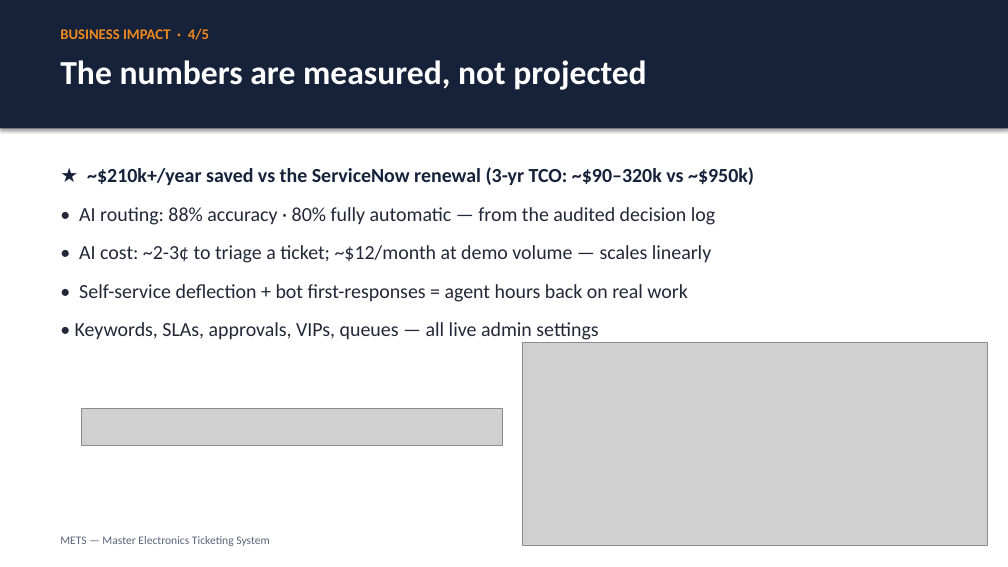
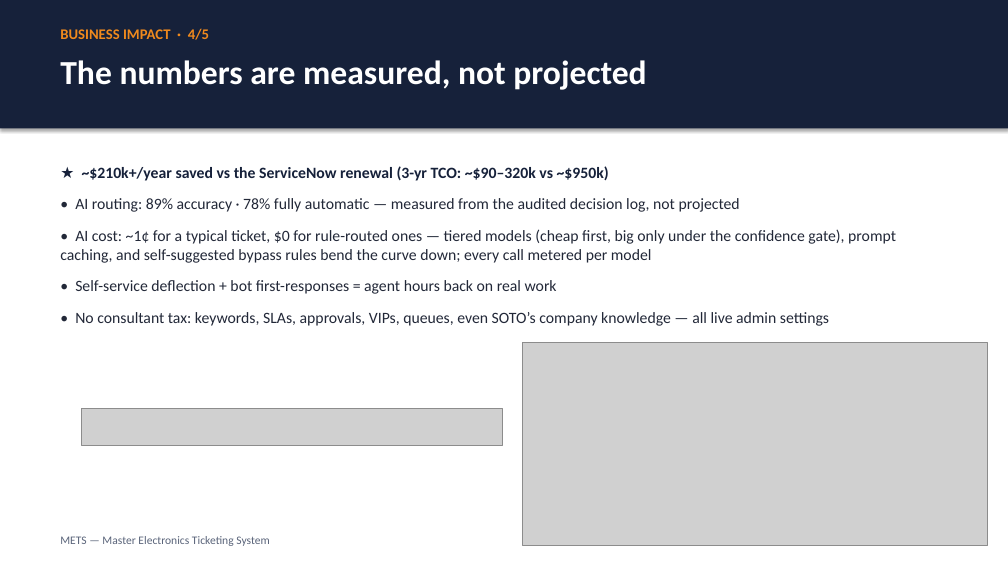
Before and after one commit to justin-rh/mets, a slide deck: slide 4 of docs/DECK.pptx. Drawn at 1008x567 pixels with LibreOffice and Linux fonts; fonts in the diff are those of the drawing; grey boxes stand for pictures. Boxes give left, top, right and bottom in pixels: in the first picture for what was removed or moved away, otherwise in the second. Text is boxed around its words. In the diff, an @@ line names an element or a change of style, - is before the commit and + after.

```diff
--- a/docs/DECK.pptx
+++ b/docs/DECK.pptx
@@ text at (75, 166, 609, 294): size 19 to 15 pt in "★ ~$210k+/year saved vs the ServiceNow renewal ...", "• Self-service deflection + bot first-responses = ..."; less space between paragraphs @@
@@ text at (60, 198, 896, 263): text changed; size 19 to 15 pt @@
-• AI routing: 88% accuracy · 80% fully automatic — from the audited decision log
-• AI cost: ~2-3¢ to triage a ticket; ~$12/month at demo volume — scales linearly
+• AI routing: 89% accuracy · 78% fully automatic — measured from the audited decision log, not projected
+• AI cost: ~1¢ for a typical ticket, $0 for rule-routed ones — tiered models (cheap first, big only under the confidence gate), prompt caching, and self-suggested bypass rules bend the curve down; every call metered per model
@@ text at (75, 312, 829, 326): text changed; size 19 to 15 pt @@
-• Keywords, SLAs, approvals, VIPs, queues — all live admin settings
+• No consultant tax: keywords, SLAs, approvals, VIPs, queues, even SOTO’s company knowledge — all live admin settings
```
Also in this commit, not shown: 3 other slides changed, 1 other file.
